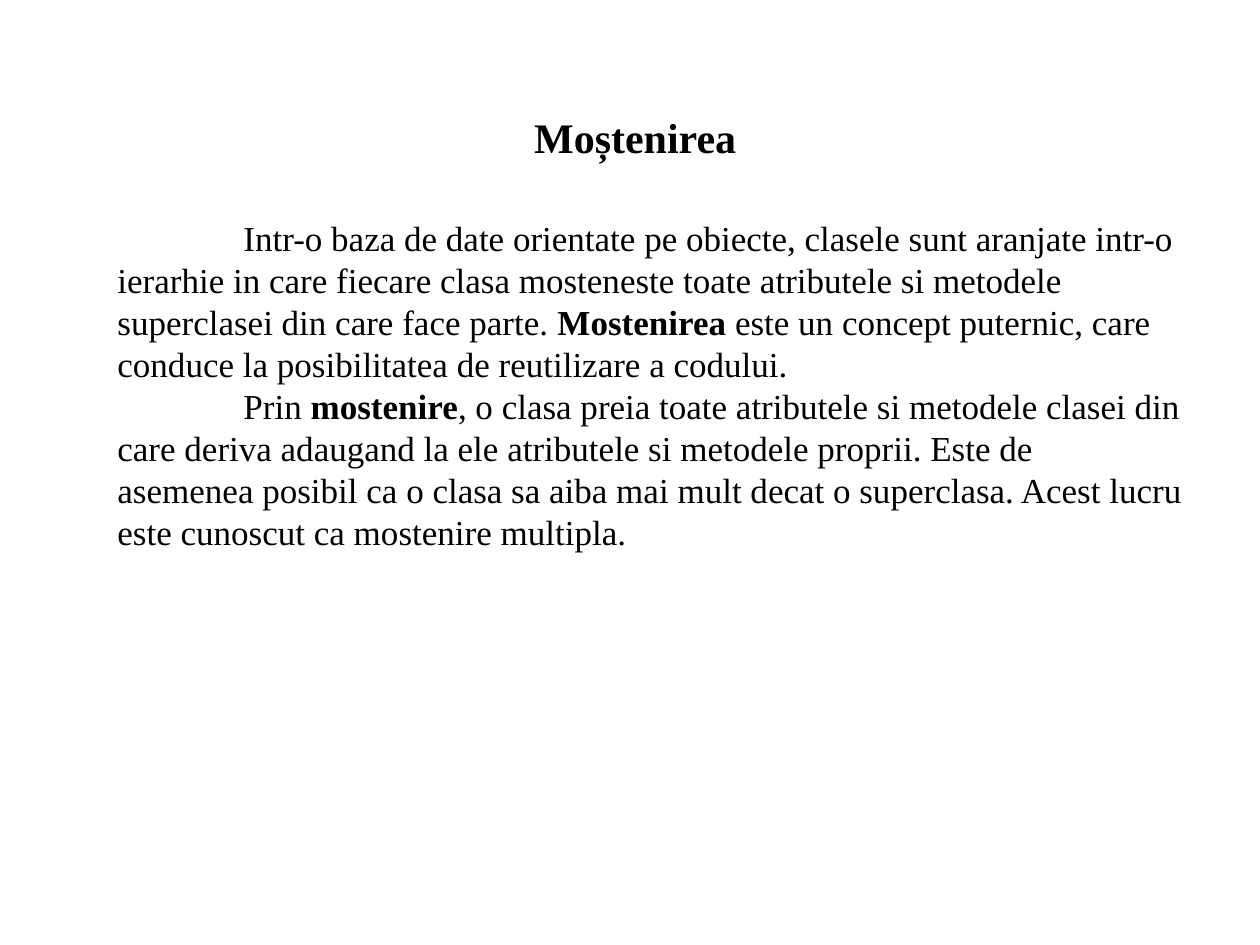
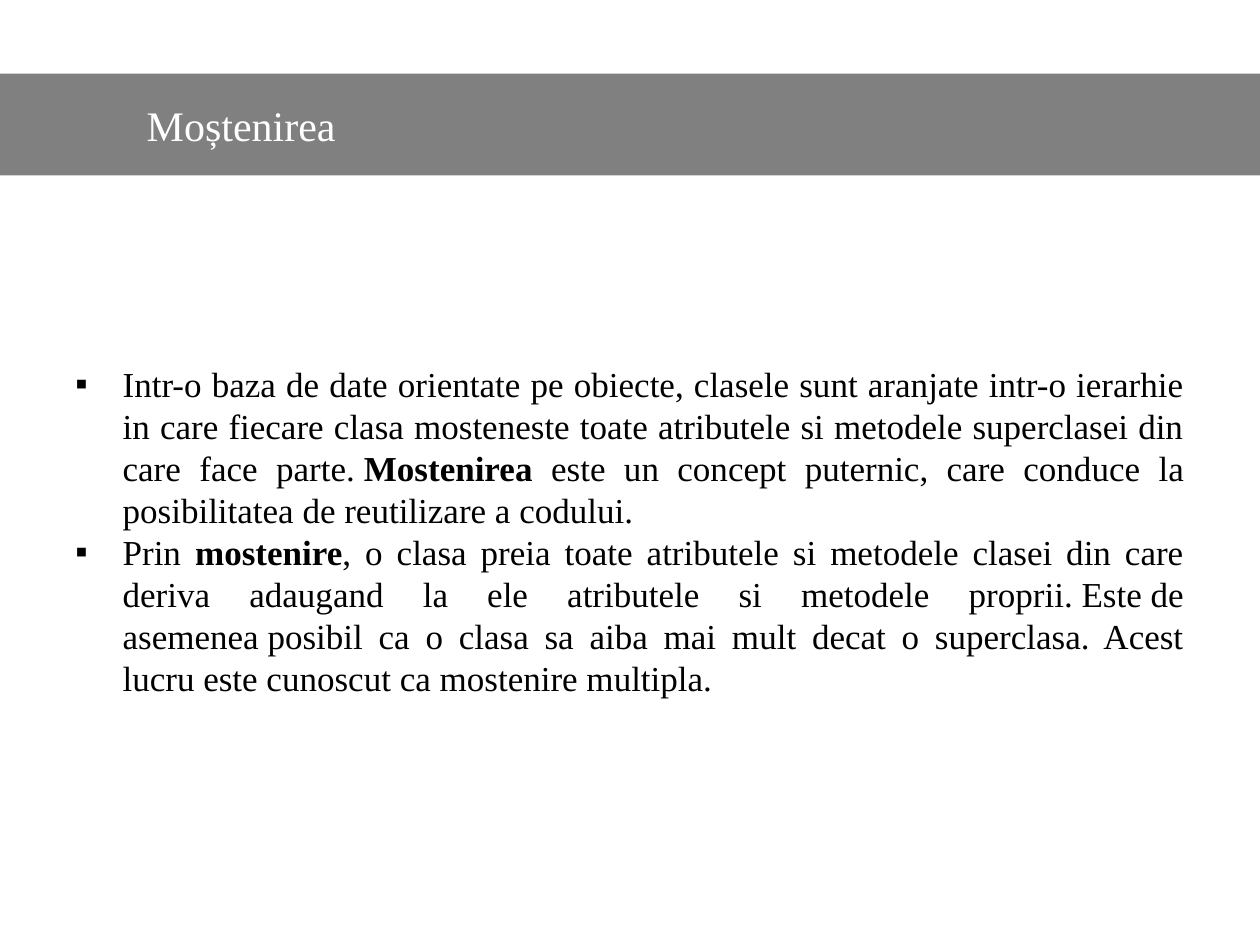
Before and after one commit to Dani25/BDOO, a slide deck: slide 17 of bdoo.pptx. Drawn at 1260x945 pixels with LibreOffice and Linux fonts; fonts in the diff are those of the drawing. Boxes give left, top, right and bottom in pixels: in the first picture for what was removed or moved away, otherwise in the second. Text is boxed around its words. In the diff, an @@ line names an element or a change of style, - is before the commit and + after.

Commit message:
Update design

```diff
--- a/bdoo.pptx
+++ b/bdoo.pptx
@@ rectangle "Moștenirea": place and size @@
-rectangle "Moștenirea" at <box>534,124,736,162</box>
+rectangle "Moștenirea" at <box>0,73,1260,175</box>
@@ rectangle "Moștenirea" at <box>0,73,1260,175</box>: text colour #000000 to #FFFFFF, bold off; alignment centre to left; vertical alignment top to middle; fill none to #808080 @@
@@ text "Intr-o baza de date orientate ...": place and size @@
-text "Intr-o baza de date orientate ..." at <box>117,226,1181,552</box>
+text "Intr-o baza de date orientate ..." at <box>123,372,1184,698</box>
@@ text "Intr-o baza de date orientate ..." at <box>123,372,1184,698</box>: alignment left to justified; bullet none to ▪ @@
```
Also in this commit, not shown: 20 other slides changed, 2 slides added, 2 slides removed.
